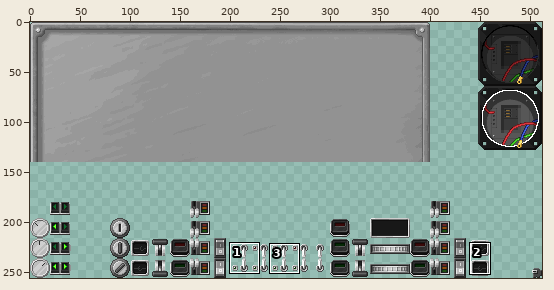
A sprite sheet gets an edit: mccore/src/main/resources/assets/mts/textures/guis/panel.png. The picture above shows the old version from afar; the outline marks the close-up.
Close-up. Before the commit:
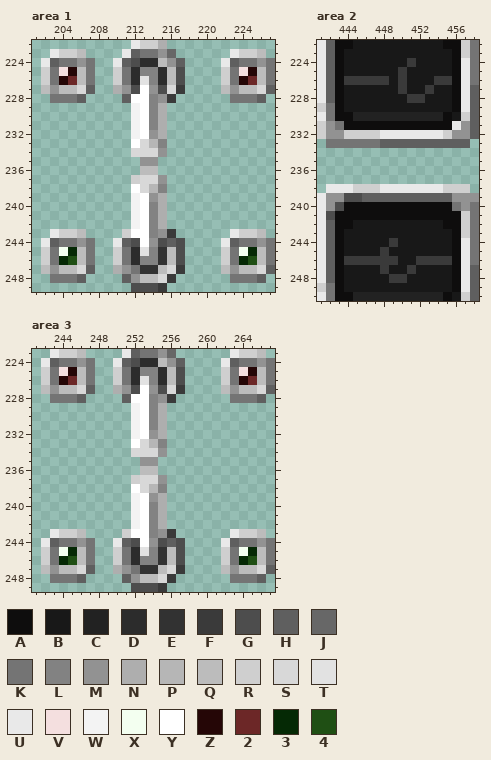
The file is 512x256 pixels. Pixels under 10% opacity are left out. Colours within 5 levels of each other are drawn and written as one. Shown: area 1: x 201..227, y 222..249; area 2: x 441..458, y 222..250; area 3: x 241..267, y 223..249. The commit also changed other parts of the picture, which this record leaves out.
Palette (. is transparent): A #0e0d0d  B #181818  C #222222  D #2c2c2c  E #323232  F #3a3a3a  G #4d4d4d  H #5f5f5f  J #676767  K #747474  L #828282  M #929292  N #aeaeae  P #b6b6b6  Q #bcbcbc  R #cfcfcf  S #d8d8d8  T #e2e2e2  U #e9e9e9  V #f4dfdf  W #f3f3f3  X #f3fff0  Y #ffffff  Z #250606  2 #6c2727  3 #052905  4 #1f4f14
The same view after the edit:
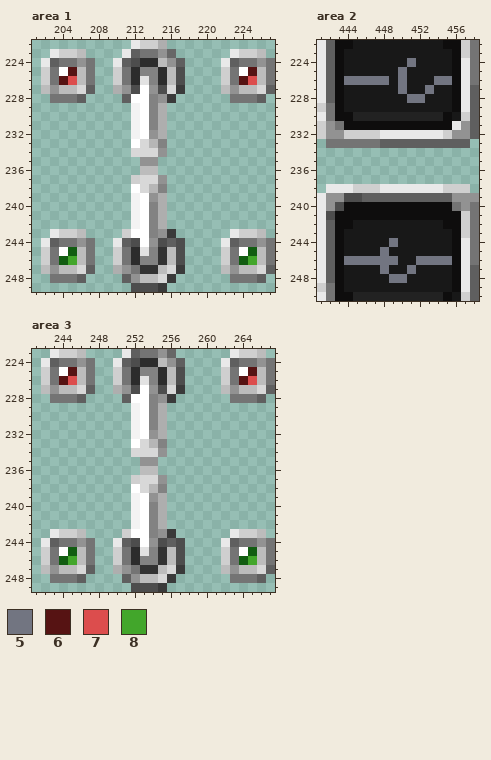
Colours new in this view: 5 #727581  6 #561313  7 #dc4d4d  8 #42a62b
Changes in this commit:
Colour 3 changes from #052905 to #125d12.
Area 1:
Colour 6 replaces colour Z in row 225 at x 205 and 225; in row 226 at x 204 and 224.
Colour 7 replaces colour 2 in row 226 at x 205 and 225.
Colour 8 replaces colour 4 in row 246 at x 205 and 225.
Colour Y replaces colour V in row 225 at x 204 and 224.
Colour Y replaces colour X in row 245 at x 204 and 224.
Area 2:
Colour 5 replaces colour F in row 224 at x 451; in row 225 at x 450; in row 226 at x 444 to 448, 450 and 454 to 455; in row 227 at x 450 and 453; in row 228 at x 451 to 452; in row 244 at x 449.
Colour 5 replaces colour F in row 245 at x 448; in row 246 at x 444 to 449 and 452 to 455; in row 247 at x 448 and 451; in row 248 at x 449 to 450.
Area 3:
Colour 6 replaces colour Z in row 225 at x 245 and 265; in row 226 at x 244 and 264.
Colour 7 replaces colour 2 in row 226 at x 245 and 265.
Colour 8 replaces colour 4 in row 246 at x 245 and 265.
Colour Y replaces colour V in row 225 at x 244 and 264.
Colour Y replaces colour X in row 245 at x 244 and 264.
